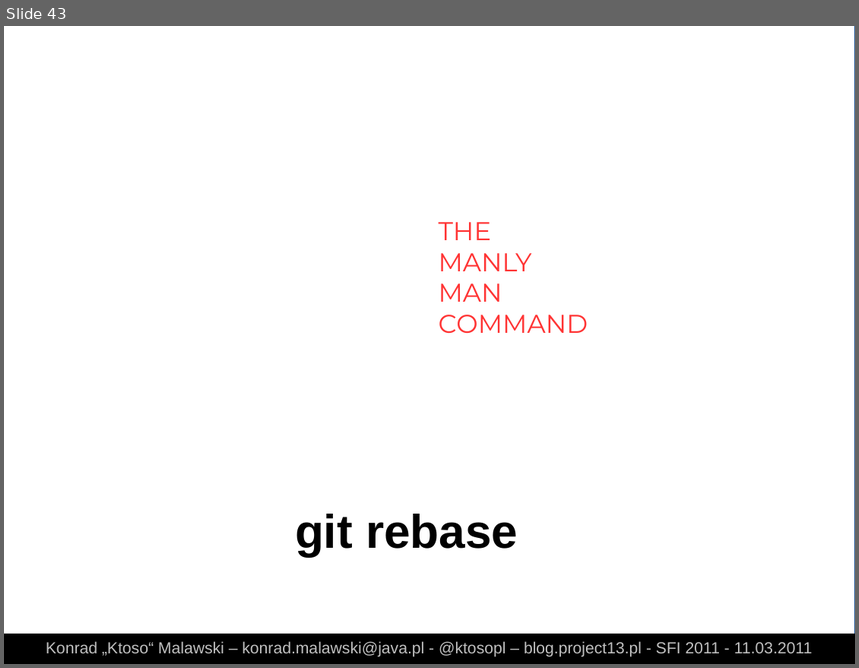
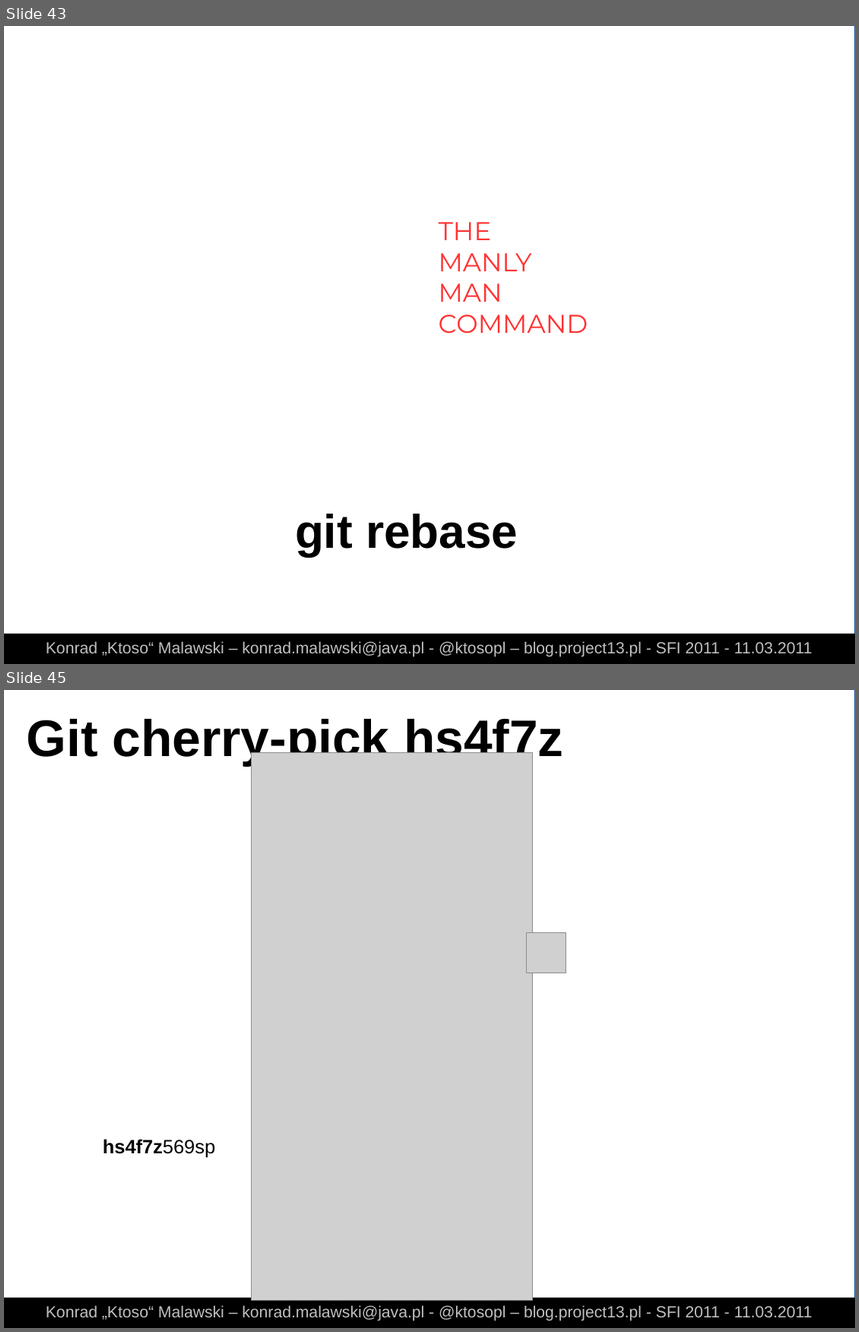
Before and after one commit to ktoso/git-presentation, a slide deck: slides.odp. Shown one above the other, each under a label of ours: slide 43 before the commit, slides 43 and 45 after it; the slides between them are not shown. The pictures are 859x668 and 859x1332 pixels, drawn with LibreOffice and Linux fonts; fonts in the diff are those of the drawing; grey boxes stand for pictures. Boxes give left, top, right and bottom in pixels: in the first picture for what was removed or moved away, otherwise in the second. Text is boxed around its words. In the diff, an @@ line names an element or a change of style, - is before the commit and + after.

```diff
--- a/slides.odp
+++ b/slides.odp
@@ slide 45 added at <box>4,690,855,1328</box>, background #FFFFFF; not listed: 1 template element that a slide beside it also shows @@
@@ text added at <box>27,715,564,766</box>, 48 pt, text #000000, bold @@
+Git cherry-pick hs4f7z
@@ picture added at <box>251,753,533,1301</box> @@
@@ picture added at <box>526,933,566,973</box> @@
@@ text added at <box>103,1139,215,1157</box>, 18 pt, text #000000, bold @@
+hs4f7z569sp
@@ rectangle added at <box>4,1298,855,1328</box>, fill #000000 @@
@@ text added at <box>46,1306,813,1322</box>, 15 pt, text #C0C0C0 @@
+Konrad „Ktoso“ Malawski – konrad.malawski@java.pl - @ktosopl – blog.project13.pl - SFI 2011 - 11.03.2011
```
Also in this commit, not shown: 1 other slide added, 2 other files.
